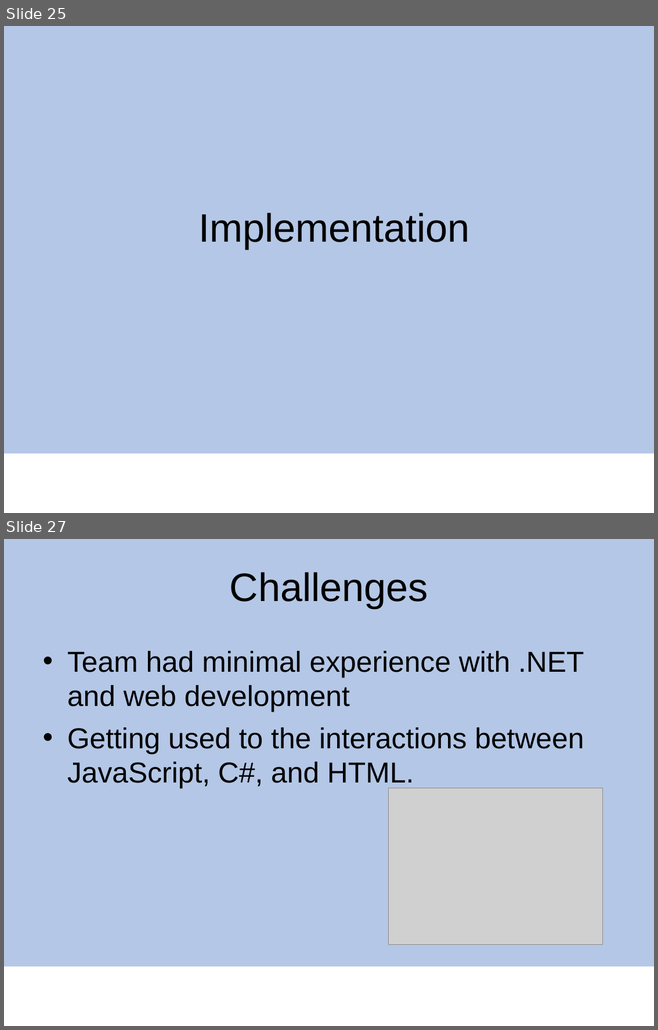
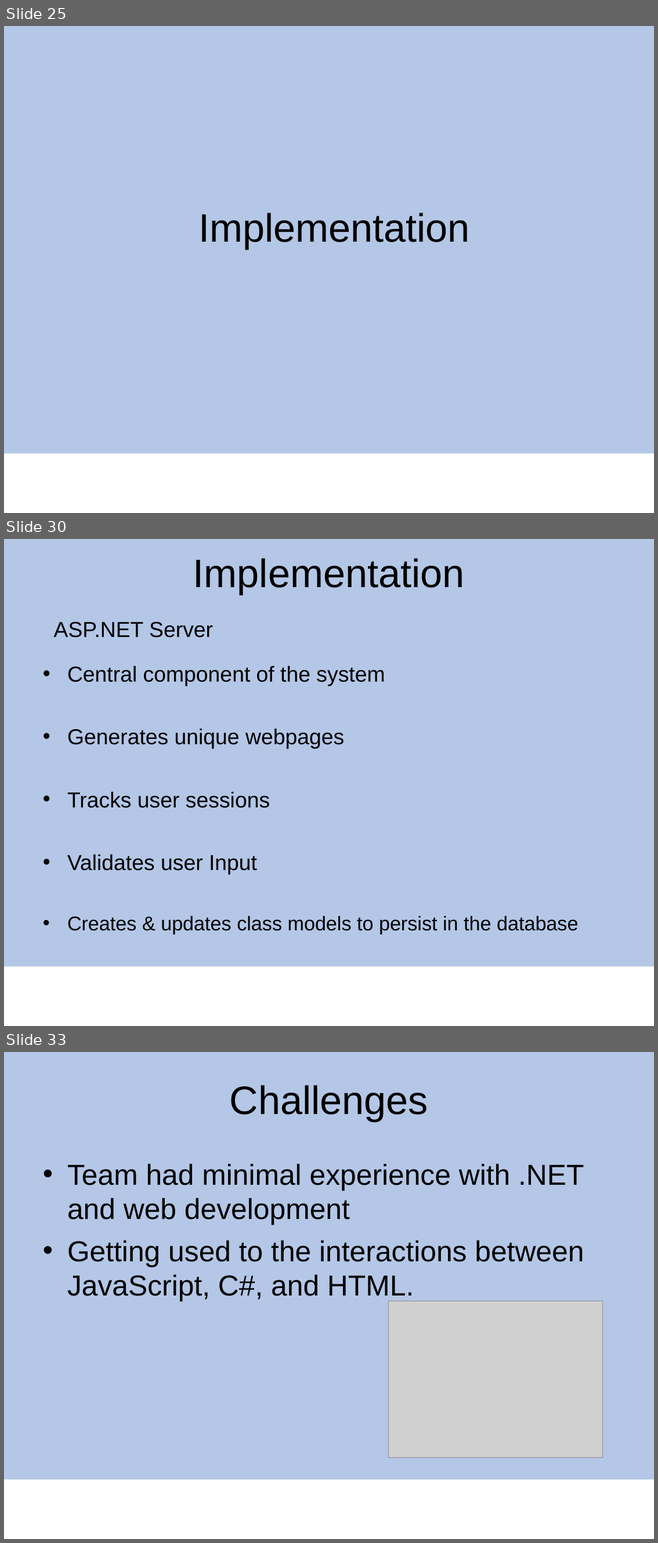
Before and after one commit to cenck09/TheGalleryWalkAlpha, a slide deck: Capstone_galleryWak_newV.ppt. Shown one above the other, each under a label of ours: slides 25 and 27 before the commit, slides 25, 30 and 33 after it; the slides between them are not shown. The pictures are 658x1030 and 658x1543 pixels, drawn with LibreOffice and Linux fonts; fonts in the diff are those of the drawing; grey boxes stand for pictures; background and template pictures are left out. Boxes give left, top, right and bottom in pixels: in the first picture for what was removed or moved away, otherwise in the second. Text is boxed around its words. In the diff, an @@ line names an element or a change of style, - is before the commit and + after.

```diff
--- a/Capstone_galleryWak_newV.ppt
+++ b/Capstone_galleryWak_newV.ppt
@@ slide 30 added at box(4, 539, 654, 1026), background #FFFFFF; not listed: 1 template element that a slide beside it also shows @@
@@ title added at box(193, 558, 465, 595), 44 pt, text #000000 @@
+Implementation
@@ text added at box(54, 622, 213, 638), 24 pt, text #000000 @@
+ASP.NET Server
@@ text added at box(67, 666, 578, 935), 24 pt, text #000000 @@
+• Central component of the system
+• Generates unique webpages
+• Tracks user sessions
+• Validates user Input
+• Creates & updates class models to persist in the database
@@ what was slide 27 is now slide 33 @@
```
Also in this commit, not shown: 1 slide changed, 5 other slides added.
